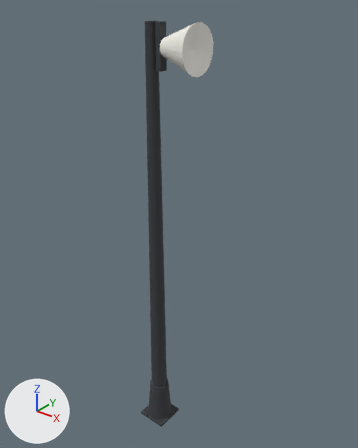
Two versions of the COLLADA model sketchup-site-design-pro/src/pb_site_design_pro/Assets/Information_Security/info.speaker/model.dae, one commit apart.
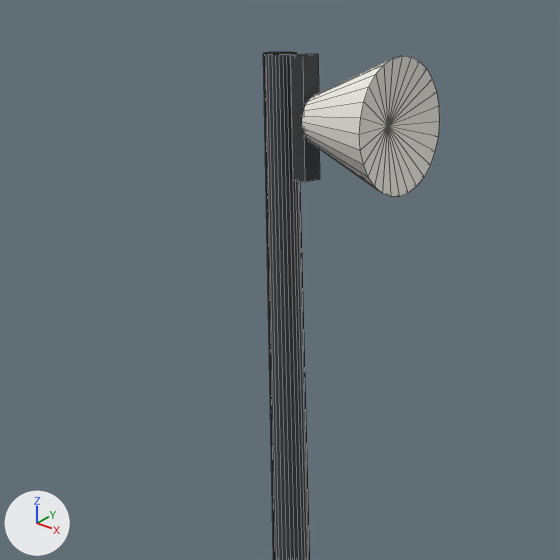
Each version is shown whole from a camera (50 mm lens) standing at (2.282, -2.567, 3.618) and looking at (0.129, 0.125, 1.949), then close up on the part from 12% to 73% of the width and 0% to 49% of the height. The axes (+X, +Y, +Z) are drawn at lower left. The lights are the same throughout. The last two pictures show the newer version. The close-ups show mesh edges as thin lines. Where no turn or scale is listed for an object, it has been applied to the vertices.

In view in the first close-up: 'armLength=0.2;coverageRadius=;fixtureCode=;headHeight=0.3;he'.
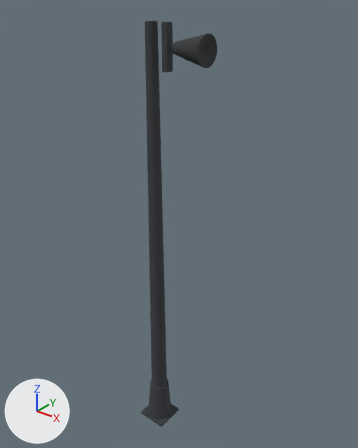
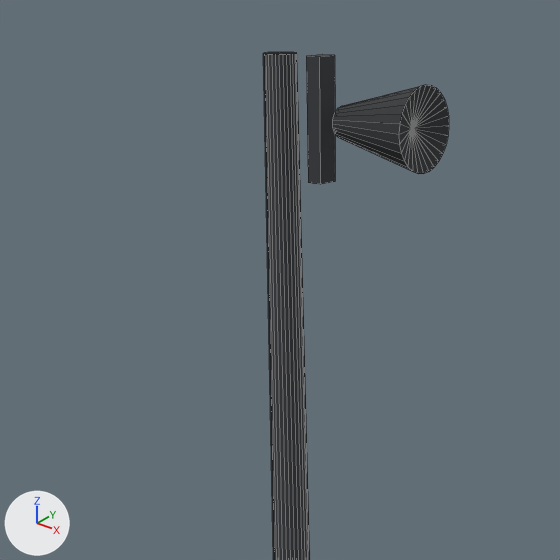
Diff of the bpy script that builds the scene:
```diff
--- a/sketchup-site-design-pro/src/pb_site_design_pro/Assets/Information_Security/info.speaker/model.dae.py
+++ b/sketchup-site-design-pro/src/pb_site_design_pro/Assets/Information_Security/info.speaker/model.dae.py
@@ mat_plastic_dark @@
+mat_plastic_dark = principled_material('plastic_dark')
+mat_plastic_dark.base_color = (0.0343, 0.0369, 0.0395)  # dark grey #343638
+mat_plastic_dark.roughness = 0.9
@@ me_armlength_0_2_coverageradius__fixturecode__headheight_0_3_he @@
 # used by ob_armlength_0_2_coverageradius__fixturecode__headheight_0_3_he; location = (0.0, 0.0, 0.0)
-me_armlength_0_2_coverageradius__fixturecode__headheight_0_3_he.from_pydata(...)  # 181 vertices, 252 faces; spans x -0.13..0.38, y -0.16..0.16, z 0.0..3.41
+me_armlength_0_2_coverageradius__fixturecode__headheight_0_3_he.from_pydata(...)  # 181 vertices, 252 faces; spans x -0.13..0.45, y -0.13..0.13, z 0.0..3.4
+# me_armlength_0_2_coverageradius__fixturecode__headheight_0_3_he part 1: the loose piece of 8 vertices spanning x 0.06..0.1, y -0.03..0.03, z 3.1..3.4 is moved by (0.05, 0.0, 0.0)
+# me_armlength_0_2_coverageradius__fixturecode__headheight_0_3_he part 2: the loose piece of 58 vertices spanning x 0.12..0.38, y -0.16..0.16, z 3.09..3.41 is scaled about its middle by (0.962, 0.626, 0.626), then moved by (0.08, 0.0, 0.0)
+# me_armlength_0_2_coverageradius__fixturecode__headheight_0_3_he part 3: all 84 faces that had it switch from mat_flower_white (white #f0eee6) to mat_plastic_dark (dark grey #343638)
 me_armlength_0_2_coverageradius__fixturecode__headheight_0_3_he.materials.append(mat_steel_dark)
```

Location of each change, (x1, y1, x2, y2) in pixels of the close-ups (560 x 560 px; the box of a moved part takes in the faces that stretch with it):
'armLength=0.2;coverageRadius=;fixtureCode=;headHeight=0.3;he', reshaped
    before: (263, 52, 439, 560)
    after: (263, 52, 449, 560)
part 1 of me_armlength_0_2_coverageradius__fixturecode__headheight_0_3_he, moved or reshaped
    before: (290, 54, 320, 182)
    after: (306, 54, 335, 184)
part 2 of me_armlength_0_2_coverageradius__fixturecode__headheight_0_3_he, moved or reshaped
    before: (302, 56, 439, 197)
    after: (333, 85, 449, 174)
part 3 of me_armlength_0_2_coverageradius__fixturecode__headheight_0_3_he, recoloured
    before: (302, 56, 439, 197)
    after: (333, 85, 449, 174)
